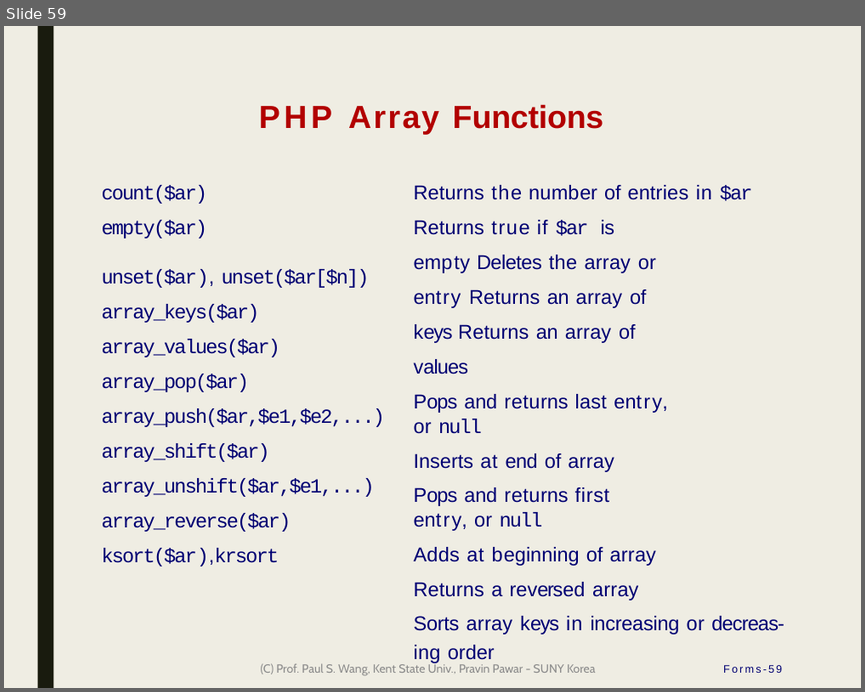
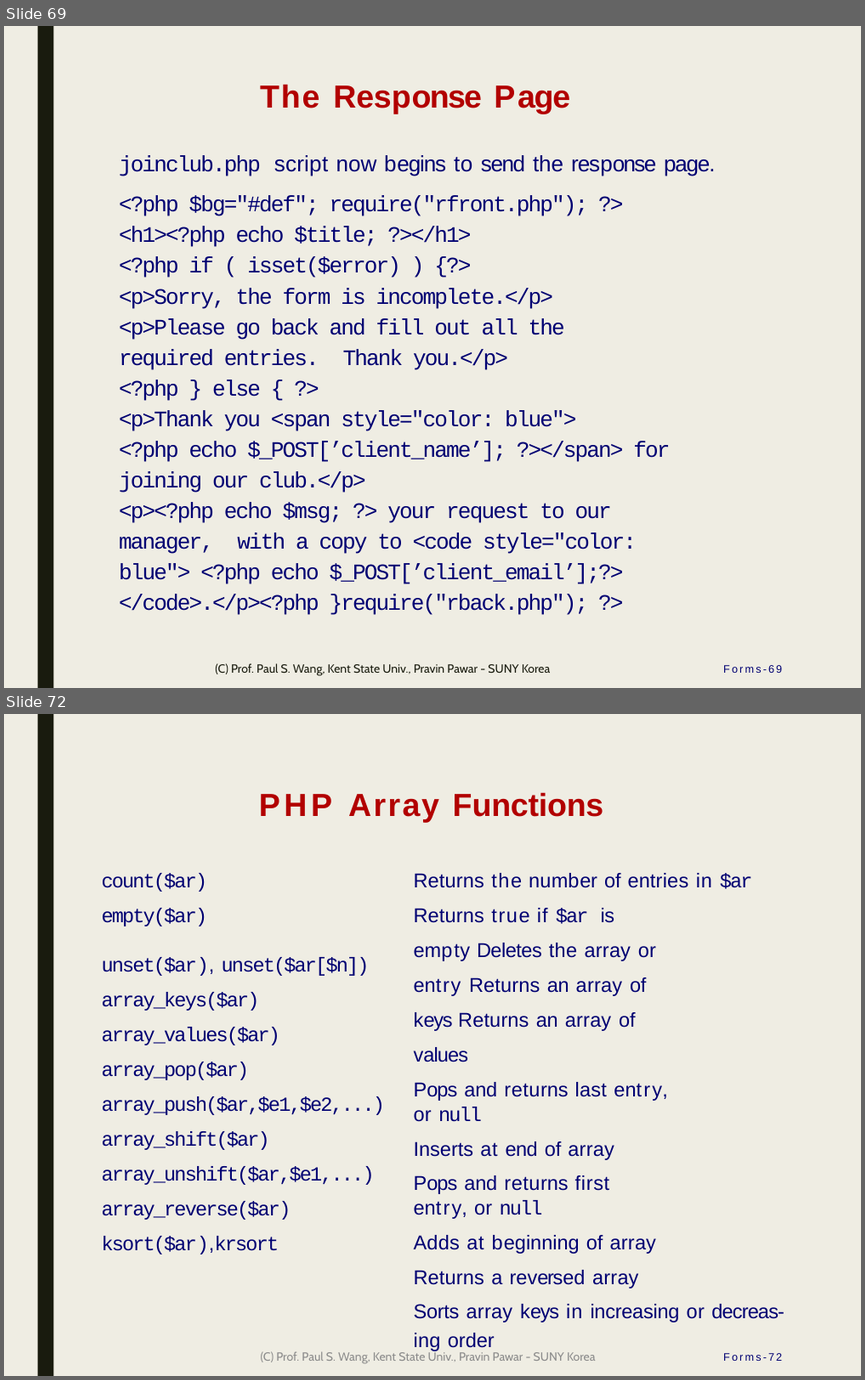
Before and after one commit to ppawar/ppawar.github.io, a slide deck: Fall2019/CSE102-F19/lectures/CSE102_Lec6 - Forms, PHP.pptx. Shown one above the other, each under a label of ours: slide 59 before the commit, slides 69 and 72 after it; the slides between them are not shown. The pictures are 865x692 and 865x1380 pixels, drawn with LibreOffice and Linux fonts; fonts in the diff are those of the drawing. Boxes give left, top, right and bottom in pixels: in the first picture for what was removed or moved away, otherwise in the second. Text is boxed around its words. In the diff, an @@ line names an element or a change of style, - is before the commit and + after.

```diff
--- a/Fall2019/CSE102-F19/lectures/CSE102_Lec6 - Forms, PHP.pptx
+++ b/Fall2019/CSE102-F19/lectures/CSE102_Lec6 - Forms, PHP.pptx
@@ slide 69 added at [4,26,861,688], background #EFEDE3; not listed: 1 template element that a slide beside it also shows @@
@@ title added at [260,84,570,114], 29.5 pt, text #B20000, bold @@
+The Response Page
@@ text added at [119,155,715,584], 20.5 pt, text #000072 @@
+joinclub.php script now begins to send the response page.
+<?php $bg="#def"; require("rfront.php"); ?>
+<h1><?php echo $title; ?></h1>
+<?php if ( isset($error) ) {?>
+<p>Sorry, the form is incomplete.</p>
+<p>Please go back and fill out all the required entries. Thank you.</p>
+<?php } else { ?>
+<p>Thank you <span style="color: blue">
+<?php echo $_POST[’client_name’]; ?></span> for joining our club.</p>
+<p><?php echo $msg; ?> your request to our manager, with a copy to <code style="color: blue"> <?php echo $_POST[’client_email’];?>
+</code>.</p><?php }require("rback.php"); ?>
@@ text added at [215,664,551,676], 11 pt, text #191B0E @@
+(C) Prof. Paul S. Wang, Kent State Univ., Pravin Pawar - SUNY Korea
@@ page number added at [723,665,782,673], 10 pt, text #000072 @@
+Forms-69
@@ what was slide 59 is now slide 72 @@
@@ page number at [723,1353,782,1361]: text changed @@
-Forms-59
+Forms-72
```
Also in this commit, not shown: 3 slides changed, 15 other slides added, 1 slide removed.
